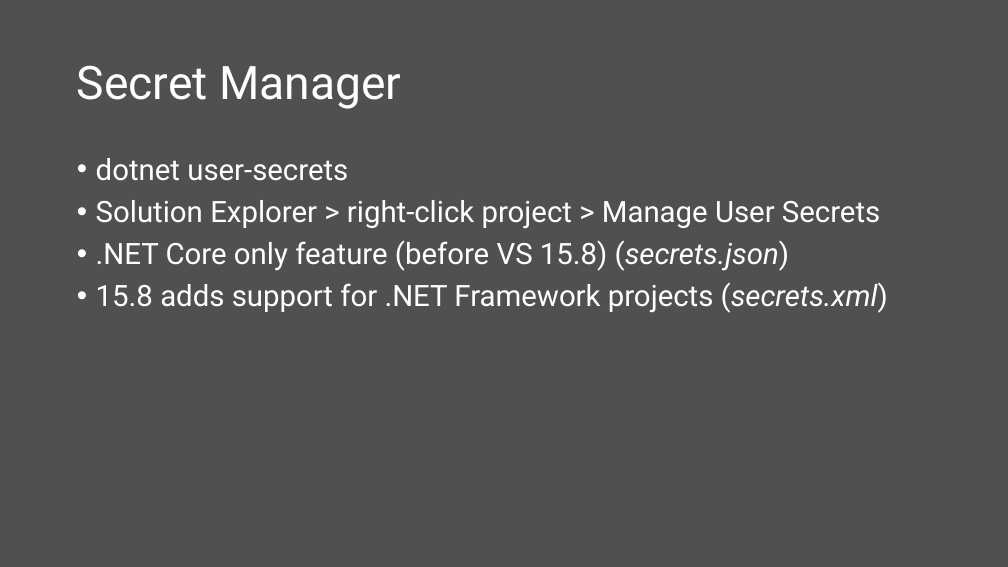
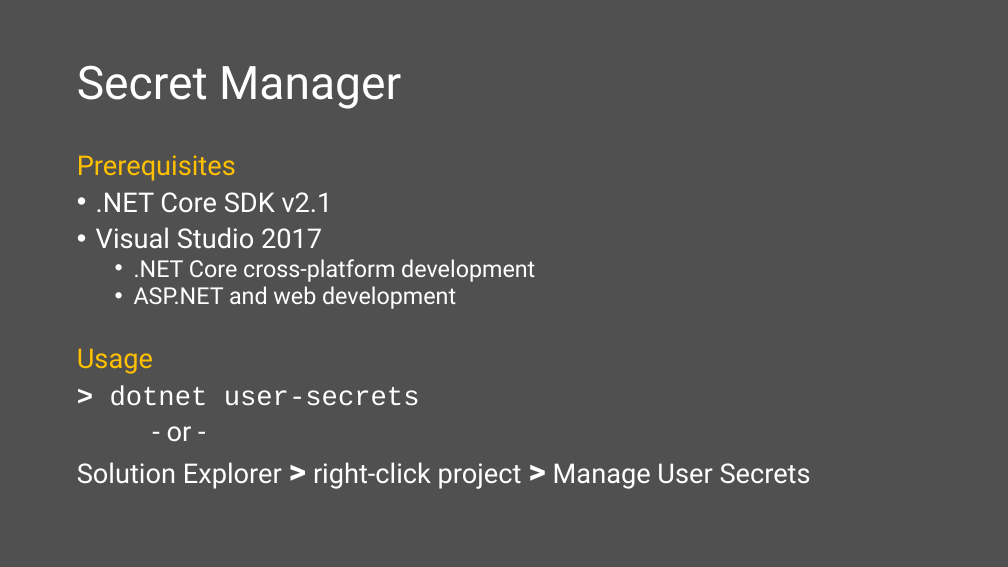
Before and after one commit to scottaddie/slide-decks, a slide deck: slide 7 of Protecting App Secrets.pptx (slide 8 before the commit). Drawn at 1008x567 pixels with LibreOffice and Linux fonts; fonts in the diff are those of the drawing. Boxes give left, top, right and bottom in pixels: in the first picture for what was removed or moved away, otherwise in the second. Text is boxed around its words. In the diff, an @@ line names an element or a change of style, - is before the commit and + after.

Commit message:
Add Secret Manager in CLI slide

```diff
--- a/Protecting App Secrets.pptx
+++ b/Protecting App Secrets.pptx
@@ text at (77,155,535,442): text changed; size 28 to 25.9 pt @@
-• dotnet user-secrets
+Prerequisites
+• .NET Core SDK v2.1
+• Visual Studio 2017
+  • .NET Core cross-platform development
+  • ASP.NET and web development
+Usage
+> dotnet user-secrets
+- or -
@@ text at (96,240,888,313): paragraphs removed @@
-• .NET Core only feature (before VS 15.8) (secrets.json)
-• 15.8 adds support for .NET Framework projects (secrets.xml)
@@ text at (77,462,811,489): size 28 to 25.9 pt in "Solution Explorer right-click project Manage User Secrets"; size 28 to 32.4 pt, bold on in "> >"; bullet • to none; line spacing 0.9 to 0.8 @@
```
Also in this commit, not shown: 1 other slide changed, 2 slides added.
